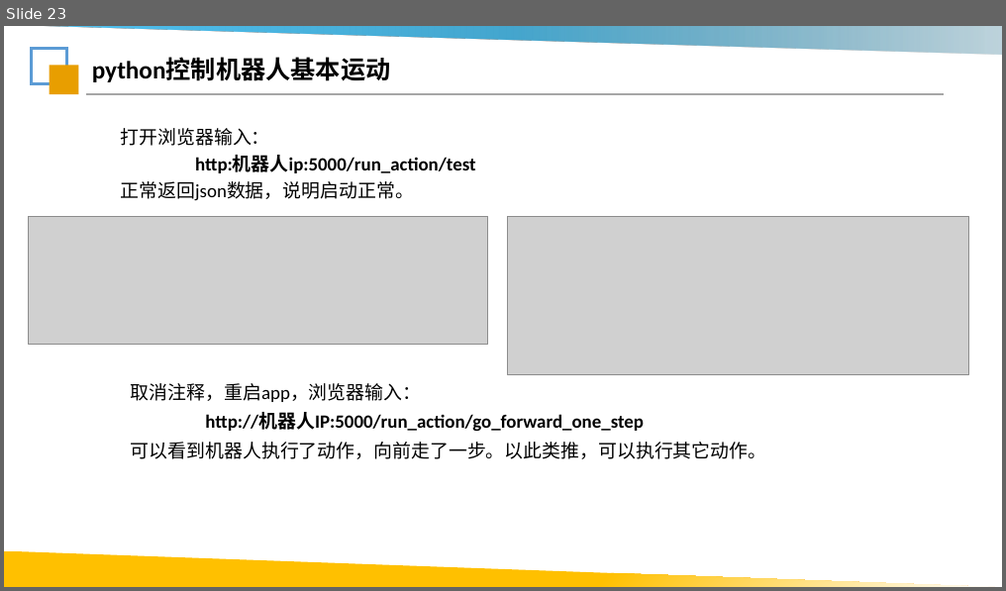
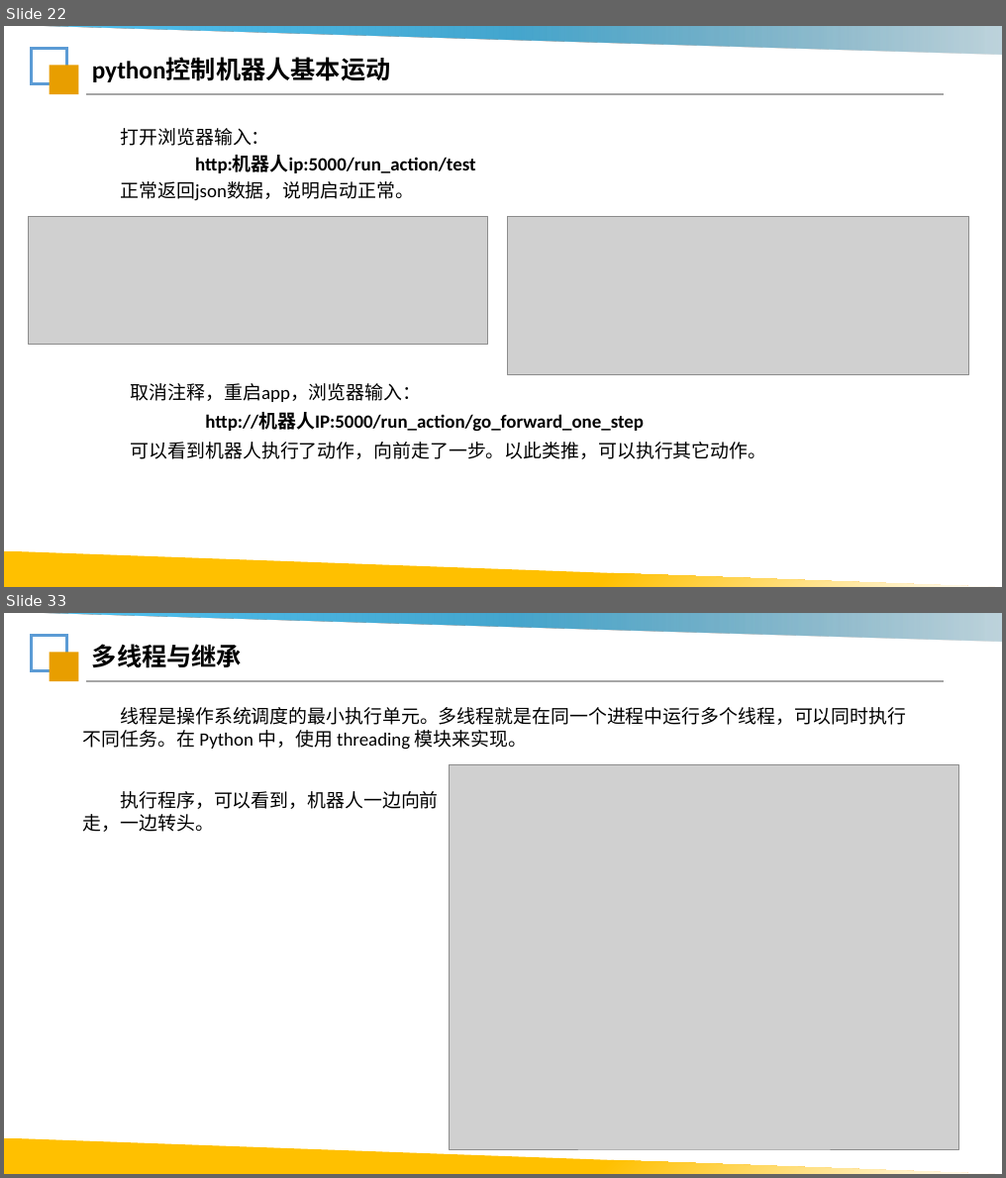
Before and after one commit to Lsnxiaoxiong/robot-course, a slide deck: ppt/第2课_Python与机器人控制.pptx. Shown one above the other, each under a label of ours: slide 23 before the commit, slides 22 and 33 after it; the slides between them are not shown. The pictures are 1006x591 and 1006x1178 pixels, drawn with LibreOffice and Linux fonts; fonts in the diff are those of the drawing; grey boxes stand for pictures; background and template pictures are left out. Boxes give left, top, right and bottom in pixels: in the first picture for what was removed or moved away, otherwise in the second. Text is boxed around its words. In the diff, an @@ line names an element or a change of style, - is before the commit and + after.

```diff
--- a/ppt/第2课_Python与机器人控制.pptx
+++ b/ppt/第2课_Python与机器人控制.pptx
@@ slide 33 added at (x1=4, y1=613, x2=1002, y2=1174), background #FFFFFF; not listed: 5 template elements that a slide beside it also shows @@
@@ text added at (x1=92, y1=644, x2=242, y2=668), 24 pt, text #000000, bold @@
+多线程与继承
@@ text added at (x1=83, y1=707, x2=907, y2=750), 18 pt, text #000000 @@
+线程是操作系统调度的最小执行单元。多线程就是在同一个进程中运行多个线程，可以同时执行不同任务。在 Python 中，使用 threading 模块来实现。
@@ picture added at (x1=450, y1=765, x2=960, y2=1150) @@
@@ text added at (x1=83, y1=791, x2=439, y2=832), 18 pt, text #000000 @@
+执行程序，可以看到，机器人一边向前走，一边转头。
@@ what was slide 23 is now slide 22 @@
```
Also in this commit, not shown: 4 slides changed, 20 other slides added, 3 slides removed, 3 other files.
